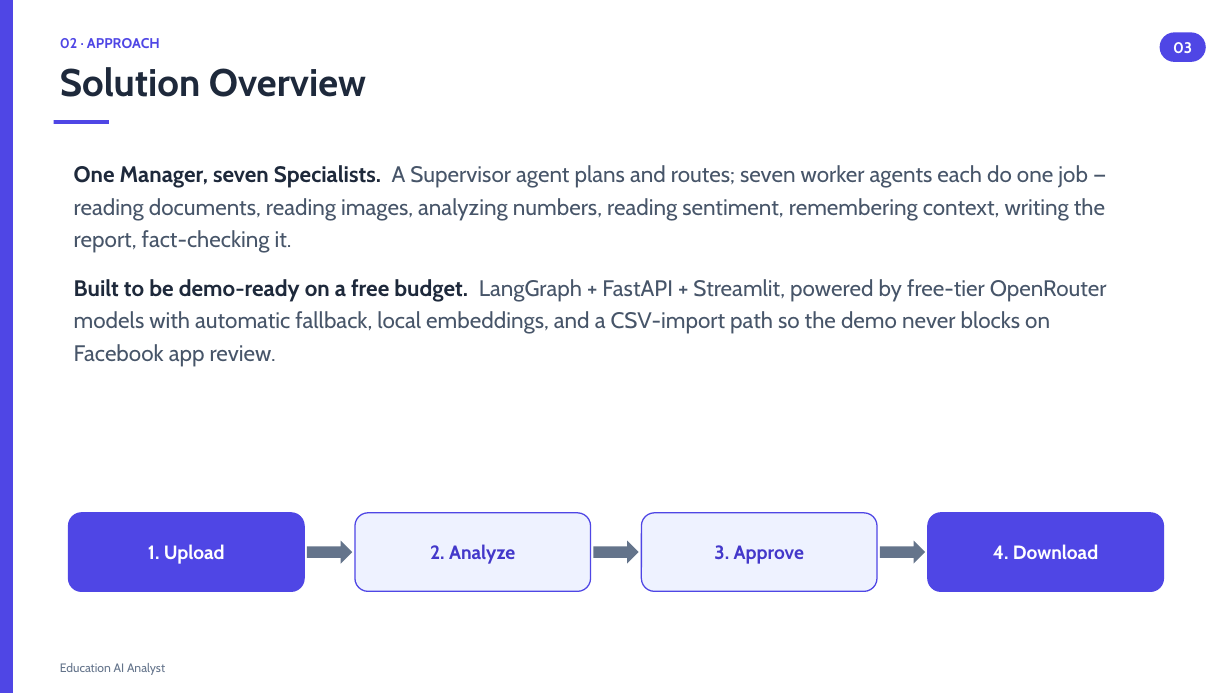
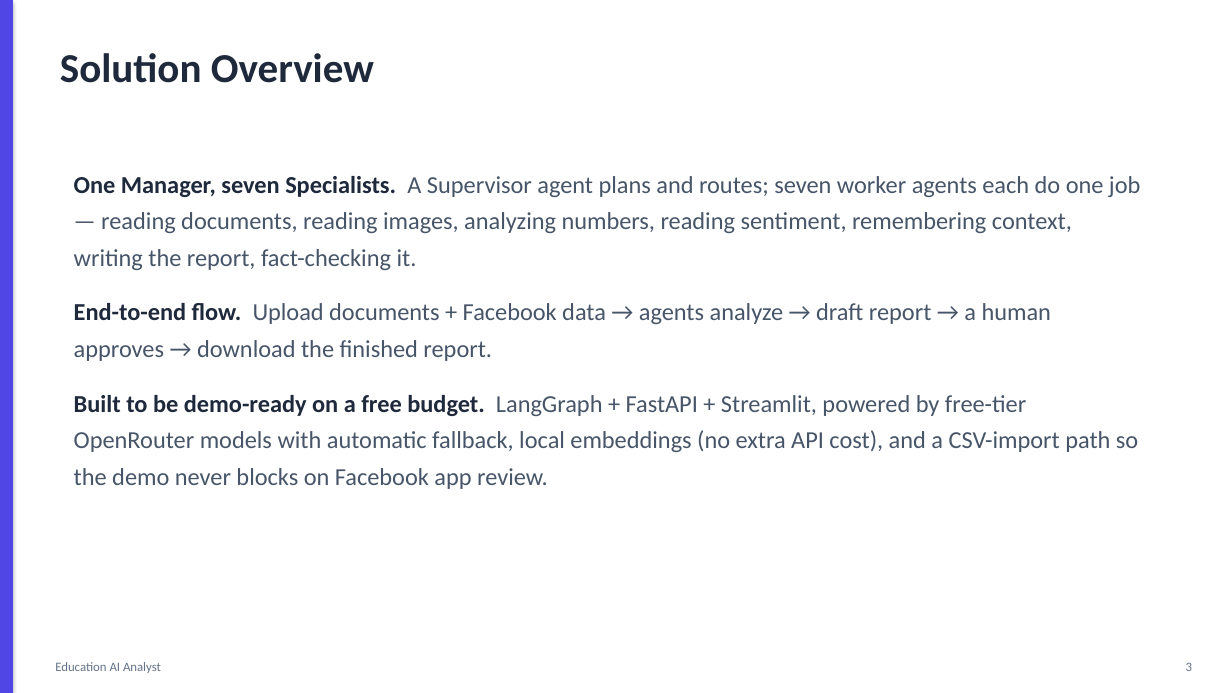
Before and after one commit to sumaiyaSultanaTarin/Education-AI-Analyst, a slide deck: slide 3 of docs/presentation-slides.pptx. Drawn at 1232x693 pixels with LibreOffice and Linux fonts; fonts in the diff are those of the drawing. Boxes give left, top, right and bottom in pixels: in the first picture for what was removed or moved away, otherwise in the second. Text is boxed around its words. In the diff, an @@ line names an element or a change of style, - is before the commit and + after.

```diff
--- a/docs/presentation-slides.pptx
+++ b/docs/presentation-slides.pptx
@@ rectangle at (0,0,13,693): shadow on @@
@@ text "Solution Overview": place and size @@
-text "Solution Overview" at (60,67,366,97)
+text "Solution Overview" at (60,53,374,83)
@@ text "Solution Overview" at (60,53,374,83): size 30 to 32 pt, font Cabin to Calibri @@
@@ text removed at (60,38,160,48) @@
-02 · APPROACH
@@ rounded rectangle removed at (1160,32,1206,62) @@
-03
@@ rectangle removed at (54,120,109,124) @@
@@ text at (74,176,1140,270): size 17.5 to 19 pt, font Cabin to Calibri in "One Manager, seven Specialists. A Supervisor agent ..."; line spacing 1.2 to 1.25; more space between paragraphs @@
@@ text at (74,303,1138,489): text changed; size 17.5 to 19 pt; font Cabin to Calibri @@
-Built to be demo-ready on a free budget. LangGraph + FastAPI + Streamlit, powered by free-tier OpenRouter models with automatic fallback, local embeddings, and a CSV-import path so the demo never blocks on Facebook app review.
+End-to-end flow. Upload documents + Facebook data → agents analyze → draft report → a human approves → download the finished report.
+Built to be demo-ready on a free budget. LangGraph + FastAPI + Streamlit, powered by free-tier OpenRouter models with automatic fallback, local embeddings (no extra API cost), and a CSV-import path so the demo never blocks on Facebook app review.
@@ rounded rectangle removed at (68,513,304,592) @@
-1. Upload
@@ rounded rectangle removed at (355,513,591,592) @@
-2. Analyze
@@ rounded rectangle removed at (641,513,877,592) @@
-3. Approve
@@ rounded rectangle removed at (928,513,1164,592) @@
-4. Download
@@ right arrow removed at (307,541,352,564) @@
@@ right arrow removed at (593,541,639,564) @@
@@ right arrow removed at (880,541,925,564) @@
@@ text "Education AI Analyst" at (55,662,161,673): size 9.5 to 10 pt, font Cabin to Calibri @@
@@ text added at (1186,663,1192,671), 10 pt, text #64748B @@
+3
```
Also in this commit, not shown: 9 other slides changed.
